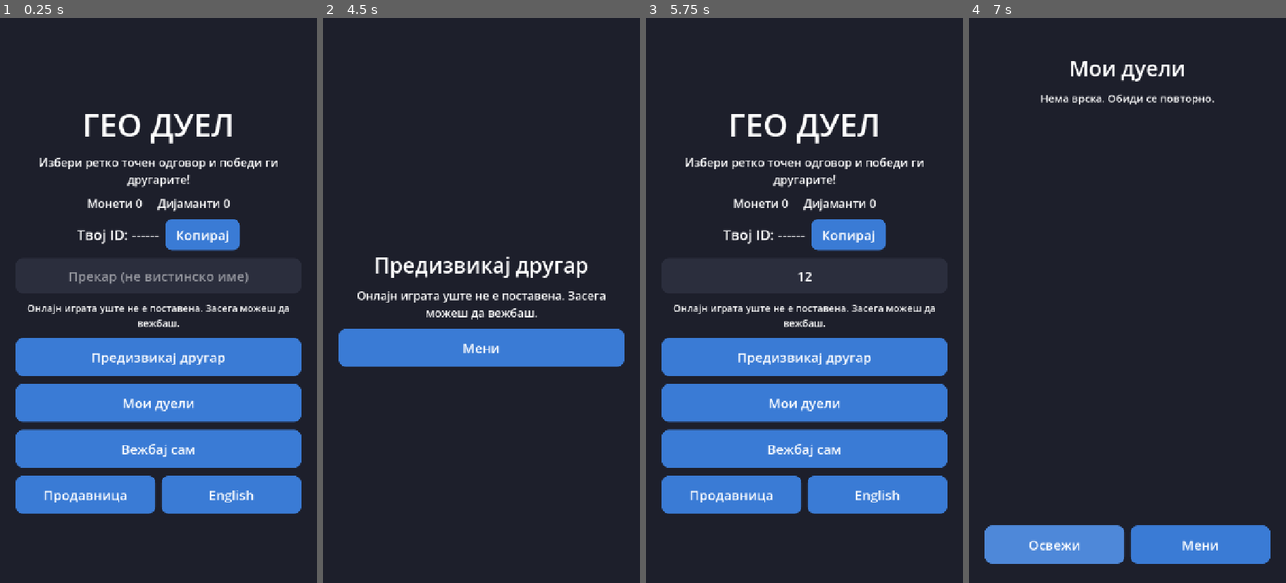
Above: before the commit, frames 1-4 (left to right).
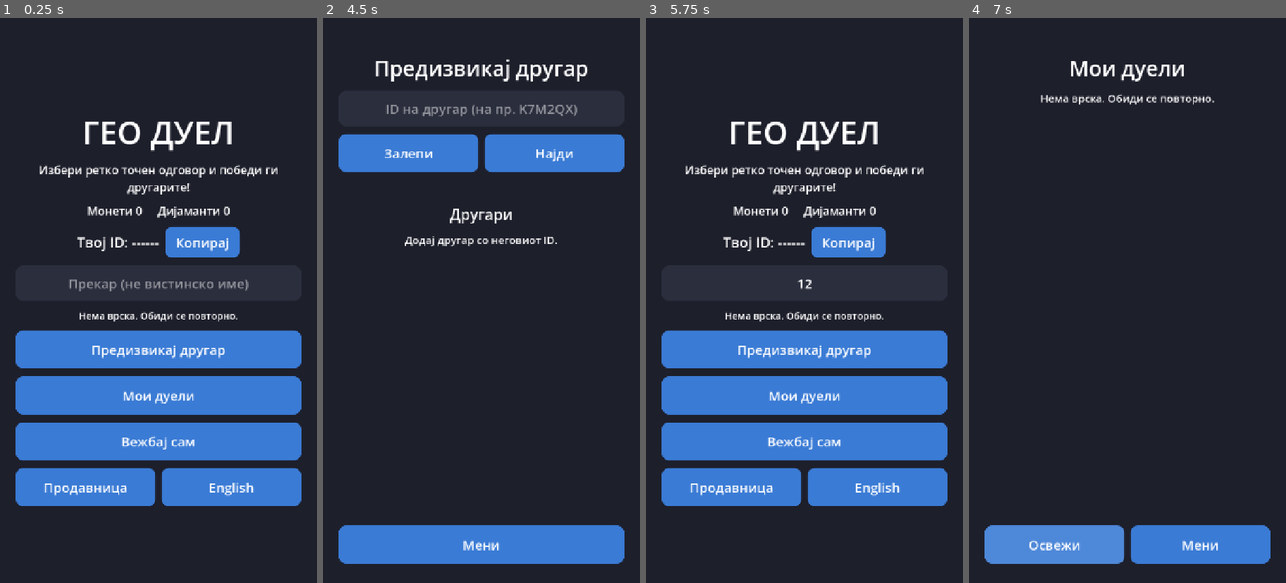
Above: after the commit, the same moments.

Repository: ilija-dot/geo-duel
Game: Godot game, scene res://scenes/main.tscn
The game is run twice, just before and just after one commit, with the same random seed, the same clock (stepped at 60 frames per second) and the same inputs.
Inputs (mouse positions are in pixels of both pictures, inside the frame that each line leads up to):
- Up to frame 1 (0.25 s): no input
- Up to frame 2 (4.5 s): click (481, 277) at 0.52 s; type "12" at 0.6 s; click "Вежбај сам" at 1.25 s; click "Северна Америка" at 2 s; click "Излези" at 2.75 s; click "Копирај" at 3.5 s; click "Предизвикај другар" at 4.25 s
- Up to frame 3 (5.75 s): click "Мени" at 5 s
- Up to frame 4 (7 s): click "Мои дуели" at 5.75 s; click "Освежи" at 6.5 s

The runs differ from the first frame. In frame 1, 19% of the frame differs, in the area x 4-96%, y 17-88%; in frame 2, 22%, in the area x 4-96%, y 7-97%; in frame 3, 18%; in frame 4, nothing differs.

Commit message:
Turn on online duels (Supabase project), add live online test
- scripts/supabase_config.gd: project URL + public anon key (safe in the app;
  data is protected by the database rules in supabase/schema.sql)
- tests/online_test.gd: plays a real duel between two test players
- Offline tests no longer contact the live server

Co-Authored-By: Claude Opus 5.5 <noreply@anthropic.com>

Diff:
--- a/scripts/net.gd
+++ b/scripts/net.gd
@@ -6,8 +6,12 @@
 ## Use them with await, e.g.:  var res := await Net.create_duel("K7M2QX")
 
 
+## Offline tests set this to false so they never touch the live server.
+var enabled := true
+
+
 func is_configured() -> bool:
-	return SupabaseConfig.URL != "" and SupabaseConfig.ANON_KEY != ""
+	return enabled and SupabaseConfig.URL != "" and SupabaseConfig.ANON_KEY != ""
 
 
 # --- Player -------------------------------------------------------------------
--- a/scripts/supabase_config.gd
+++ b/scripts/supabase_config.gd
@@ -4,5 +4,5 @@
 ## The "anon public" key is meant to be in the app; security comes from the
 ## database rules in supabase/schema.sql. NEVER put the "service_role" key here.
 
-const URL := ""  # e.g. "https://abcdefghijkl.supabase.co"
-const ANON_KEY := ""  # the long "anon public" key
+const URL := "https://qrxebkxscybrjkmmatlc.supabase.co"
+const ANON_KEY := "eyJhbGciOiJIUzI1NiIsInR5cCI6IkpXVCJ9.eyJpc3MiOiJzdXBhYmFzZSIsInJlZiI6InFyeGVia3hzY3licmprbW1hdGxjIiwicm9sZSI6ImFub24iLCJpYXQiOjE3OTUzNTk3ODcsImV4cCI6MjExMDkzNTc4N30.Dbma2HPM19kB-MTOQP6tJOiWbws4mhiwWPef7ZmZkFI"
--- /dev/null
+++ b/tests/online_test.gd
@@ -0,0 +1,78 @@
+extends Node
+## Plays a real duel between two new test players on the live Supabase server,
+## using the game's own Net code. Run:
+##   godot --headless --path . res://tests/online_test.tscn
+## Prints the two test player IDs at the end so they can be deleted afterwards.
+
+var failures := 0
+
+
+func check(cond: bool, what: String) -> void:
+	print("  ok   " if cond else "  FAIL ", what)
+	if not cond:
+		failures += 1
+
+
+## Each "phone" is its own login + player ID. We swap them in and out of Save.
+func as_player(state: Dictionary) -> void:
+	Save.data["auth"] = state.get("auth", {})
+	Save.data["player_id"] = state.get("player_id", "")
+	Save.data["nickname"] = state.get("nickname", "")
+
+
+func remember(state: Dictionary) -> void:
+	state["auth"] = Save.data["auth"]
+	state["player_id"] = Save.data["player_id"]
+
+
+func _ready() -> void:
+	Save.path = "user://online_test_save.json"
+	Save.data = Save._defaults()
+	var ana := {"nickname": "TestAna"}
+	var leo := {"nickname": "TestLeo"}
+
+	print("Sign up + register two players")
+	as_player(ana)
+	var r: Dictionary = await Net.register()
+	check(r["ok"] and str(Save.data["player_id"]).length() == 6, "Ana gets a 6-character ID (%s)" % Save.data["player_id"])
+	remember(ana)
+	as_player(leo)
+	r = await Net.register()
+	check(r["ok"] and str(Save.data["player_id"]) != ana["player_id"], "Leo gets a different ID (%s)" % Save.data["player_id"])
+	remember(leo)
+
+	print("Find a friend by ID")
+	r = await Net.find_player(ana["player_id"])
+	check(r["ok"] and r["data"].get("nickname") == "TestAna", "Leo finds Ana by her ID")
+	r = await Net.find_player("ZZZZZZ")
+	check(r["ok"] and (r["data"] as Dictionary).is_empty(), "unknown ID -> not found")
+
+	print("Leo challenges Ana and plays his turn")
+	r = await Net.create_duel(ana["player_id"])
+	check(r["ok"] and (r["data"]["question_ids"] as Array).size() == 10, "duel created with 10 questions")
+	var duel: Dictionary = r["data"]
+	var leo_picks := [0, 1, 2, 3, 4, 5, 6, 7, 0, 1]
+	r = await Net.submit_picks(str(duel["id"]), leo_picks)
+	var expected := QuestionBank.total(duel["question_ids"], leo_picks)
+	check(r["ok"] and int(r["data"]["my_score"]) == expected, "server score matches the app's answer key (%d)" % expected)
+	r = await Net.submit_picks(str(duel["id"]), leo_picks)
+	check(not r["ok"] and str(r["error"]).contains("already played"), "can't submit twice")
+
+	print("Ana sees the duel and plays")
+	as_player(ana)
+	r = await Net.my_duels()
+	check(r["ok"] and (r["data"] as Array).size() == 1 and r["data"][0]["my_picks"] == null, "Ana sees 'your turn'")
+	check(r["data"][0]["their_picks"] == null, "Leo's answers are hidden from Ana before she plays")
+	var ana_picks := [-1, -1, -1, -1, -1, -1, -1, -1, -1, -1]
+	r = await Net.submit_picks(str(duel["id"]), ana_picks)
+	check(r["ok"] and r["data"]["finished"] and int(r["data"]["their_score"]) == expected and int(r["data"]["my_score"]) == 0, "duel finished: Ana 0, Leo %d" % expected)
+
+	print("Token refresh")
+	Save.data["auth"]["expires_at"] = 0  # pretend the login expired
+	r = await Net.my_duels()
+	check(r["ok"], "expired login refreshes automatically")
+
+	DirAccess.remove_absolute(ProjectSettings.globalize_path(Save.path))
+	print("TEST_PLAYERS %s %s" % [ana["player_id"], leo["player_id"]])
+	print("\n%s (%d failures)" % ["ALL PASSED" if failures == 0 else "FAILED", failures])
+	get_tree().quit(1 if failures else 0)
--- /dev/null
+++ b/tests/online_test.tscn
@@ -0,0 +1,6 @@
+[gd_scene load_steps=2 format=3]
+
+[ext_resource type="Script" path="res://tests/online_test.gd" id="1"]
+
+[node name="OnlineTest" type="Node"]
+script = ExtResource("1")
--- a/tests/test_runner.gd
+++ b/tests/test_runner.gd
@@ -36,6 +36,7 @@
 
 
 func _ready() -> void:
+	Net.enabled = false  # never contact the live server from these tests
 	Save.path = "user://test_save.json"
 	Save.data = Save._defaults()
 	var qpath := "user://test_questions.json"
@@ -87,9 +88,9 @@
 	Save.load_game()
 	check(Save.owns("ocean"), "purchase survives save + load")
 
-	print("Online (not configured)")
+	print("Online switched off")
 	var res: Dictionary = await Net.create_duel("AAAAAA")
-	check(not Net.is_configured() and not res["ok"] and res["error"] == "offline", "without Supabase settings, online calls fail safely")
+	check(not res["ok"] and res["error"] == "offline", "without a server, online calls fail safely")
 
 	print("Play a practice game")
 	var main: Main = load("res://scenes/main.tscn").instantiate()
@@ -106,7 +107,10 @@
 			await get_tree().process_frame
 		else:
 			quiz._choose(3 if i < 5 else 4)  # 5x rare correct (100), 4x wrong
-		await get_tree().create_timer(0.15).timeout
+		for wait in 50:  # wait for the next question (or the result screen)
+			await get_tree().create_timer(0.02).timeout
+			if not (main.current is QuizScreen) or quiz._answering:
+				break
 	check(main.current is ResultScreen, "result screen after 10 questions")
 	var result: Dictionary = (main.current as ResultScreen).result
 	check(QuestionBank.total(result["question_ids"], result["picks"]) == 500, "score = 5 x 100 (wrong and timeout = 0)")
Not shown, added: tests/online_test.gd.uid
